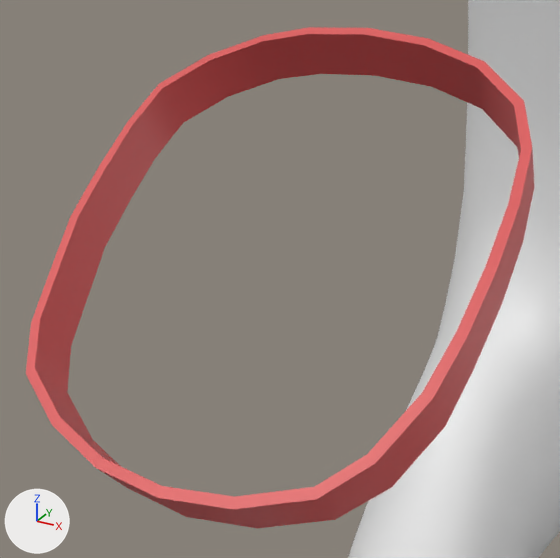
The FBX model Unitycode/Project 3 - training beroerte/Assets/02 3D models/Park/Moustache.fbx as it was, and as the next commit left it.
The view is the same before and after, from a camera (50 mm lens) standing at (1.73, -5.72, 7.66) and looking at (0.06, -2.7, 6.14). Every picture has the same lights, and +X, +Y and +Z are marked at lower left. Where no turn or scale is listed for an object, it has been applied to the vertices.

The first picture shows 'Collar', 'Dog'.
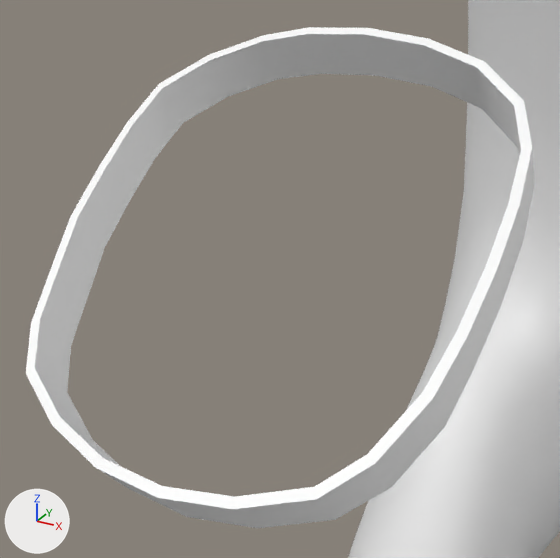
Where the change shows, as pixel boxes [x1, y1, x2, y2] in the pictures (560 x 558 px):
'Collar', recoloured
    both: [26, 27, 534, 528]

Patch to the scene script:
```diff
--- a/Unitycode/Project 3 - training beroerte/Assets/02 3D models/Park/Moustache.fbx.py
+++ b/Unitycode/Project 3 - training beroerte/Assets/02 3D models/Park/Moustache.fbx.py
@@ mat_carpet_red @@
 mat_carpet_red = principled_material('Carpet Red')
-mat_carpet_red.base_color = (0.73, 0.0949, 0.0949)  # red #de5757
+mat_carpet_red.base_color = (1.0, 1.0, 1.0)  # white #ffffff
```
